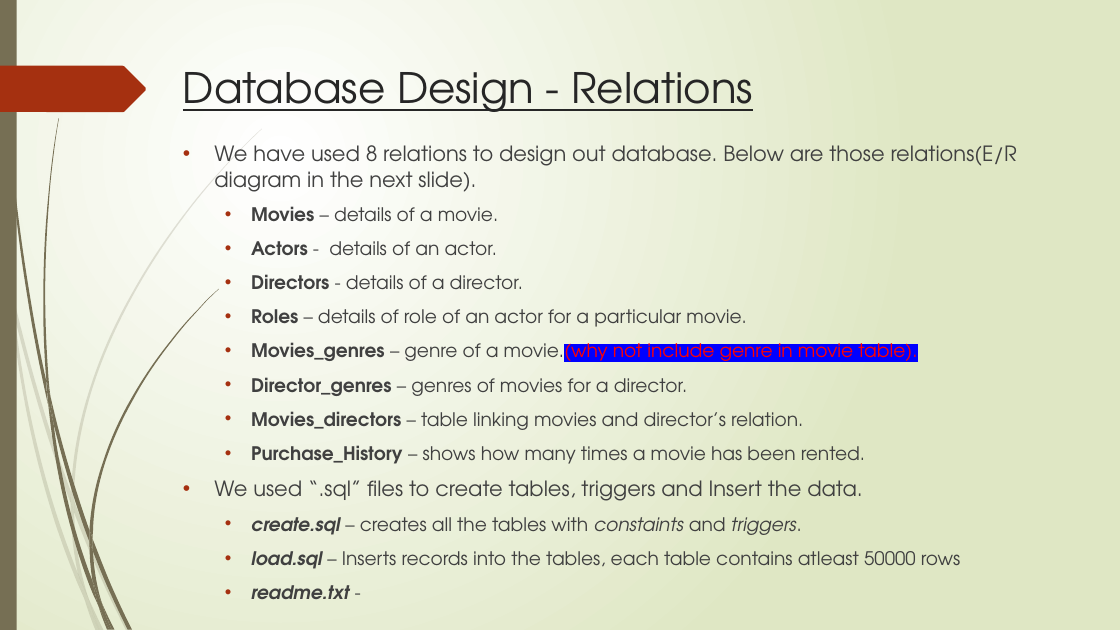
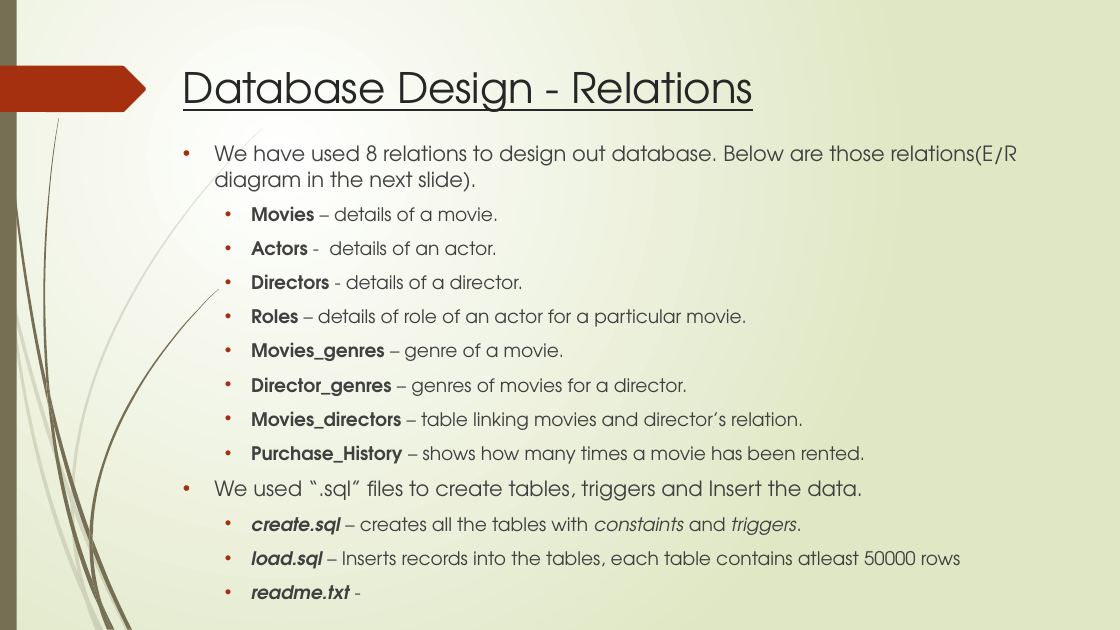
Before and after one commit to srinivas047/DMQL, a slide deck: slide 3 of DMQL_MoviesMarketPlace.pptx. Drawn at 1120x630 pixels with LibreOffice and Linux fonts; fonts in the diff are those of the drawing. Boxes give left, top, right and bottom in pixels: in the first picture for what was removed or moved away, otherwise in the second. Text is boxed around its words. In the diff, an @@ line names an element or a change of style, - is before the commit and + after.

```diff
--- a/DMQL_MoviesMarketPlace.pptx
+++ b/DMQL_MoviesMarketPlace.pptx
@@ text at bbox=[251, 342, 564, 361]: text changed; text colour #FF0000 to #404040 @@
-  • Movies_genres – genre of a movie.(why not include genre in movie table).
+  • Movies_genres – genre of a movie.
```
Also in this commit, not shown: 4 other slides changed, 5 other files.
